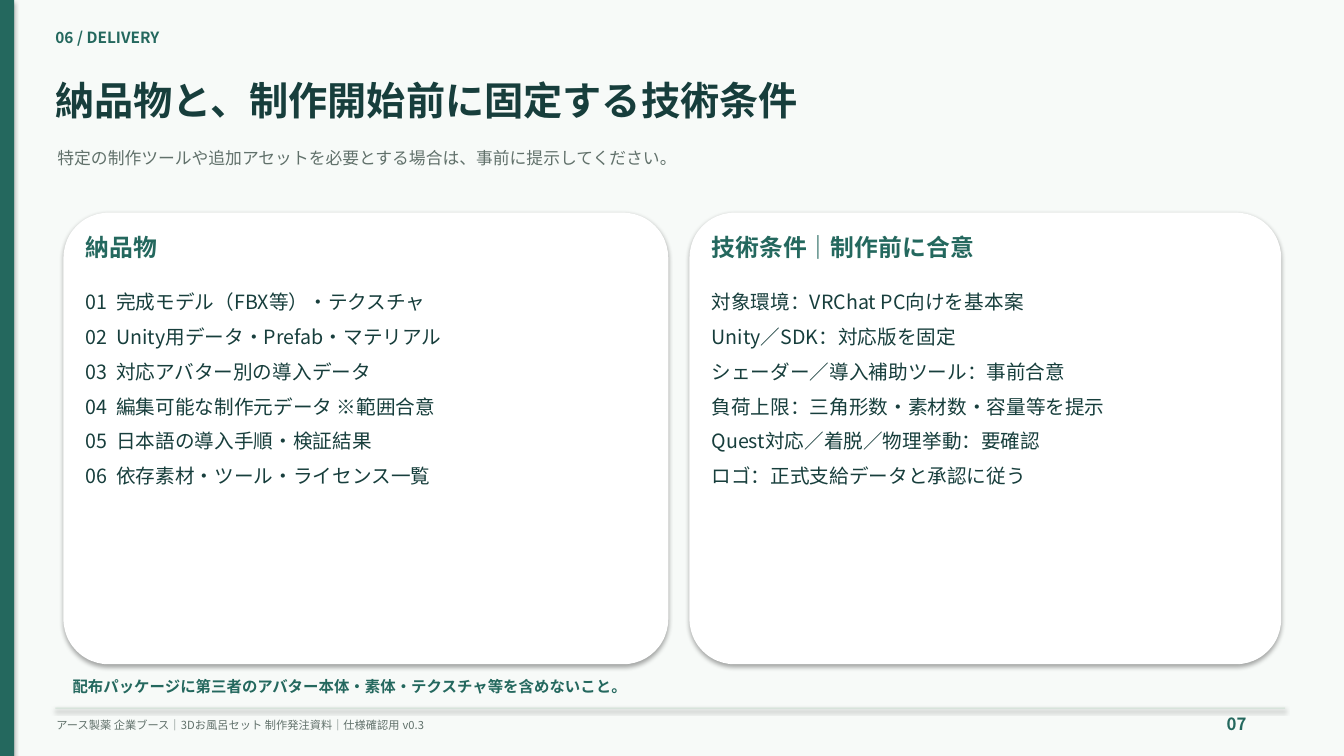
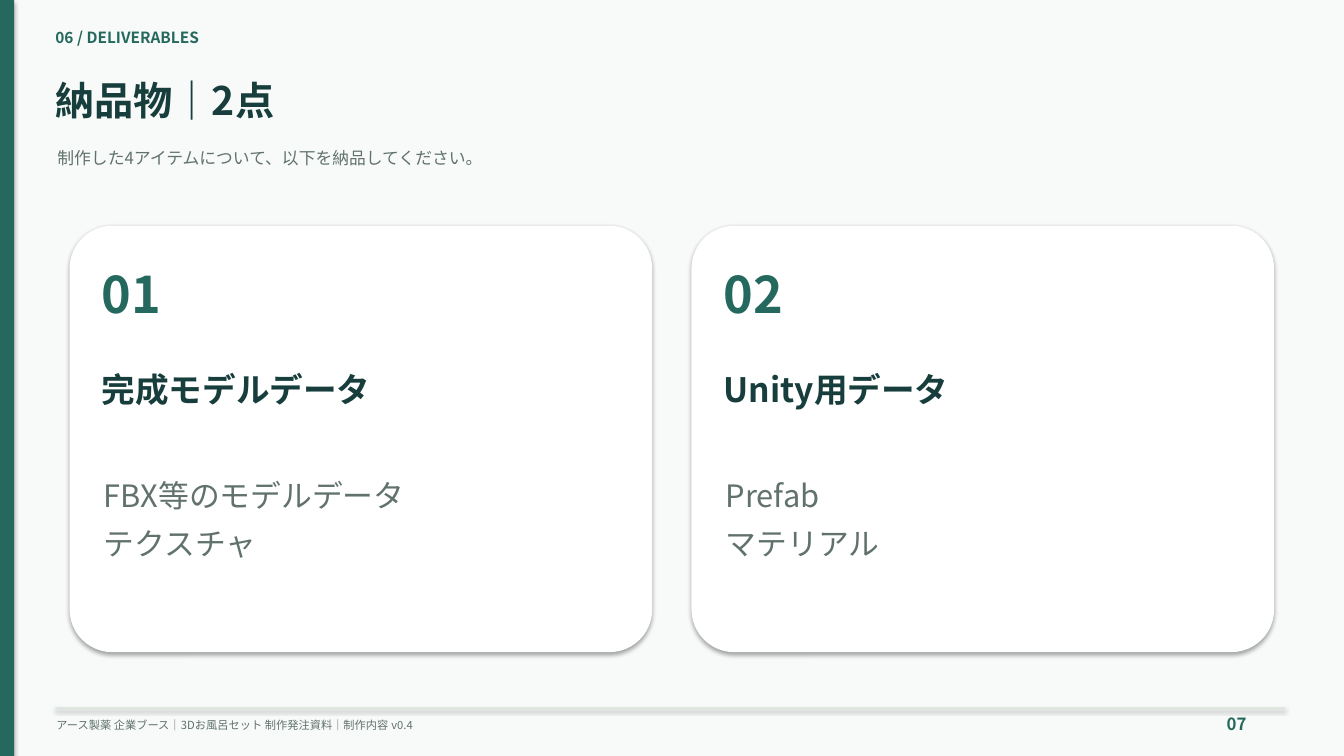
Before and after one commit to morishihikky/cordex, a slide deck: slide 7 of documents/slides/bath-set-production-slides.pptx. Drawn at 1344x756 pixels with LibreOffice and Linux fonts; fonts in the diff are those of the drawing. Boxes give left, top, right and bottom in pixels: in the first picture for what was removed or moved away, otherwise in the second. Text is boxed around its words. In the diff, an @@ line names an element or a change of style, - is before the commit and + after.

```diff
--- a/documents/slides/bath-set-production-slides.pptx
+++ b/documents/slides/bath-set-production-slides.pptx
@@ text at box(55, 31, 199, 43): text changed @@
-06 / DELIVERY
+06 / DELIVERABLES
@@ text at box(55, 80, 274, 120): text changed @@
-納品物と、制作開始前に固定する技術条件
+納品物｜2点
@@ text at box(57, 150, 482, 166): text changed @@
-特定の制作ツールや追加アセットを必要とする場合は、事前に提示してください。
+制作した4アイテムについて、以下を納品してください。
@@ rounded rectangle: place and size @@
-rounded rectangle at box(64, 213, 668, 664)
+rounded rectangle at box(70, 226, 652, 652)
@@ text removed at box(86, 236, 157, 258) @@
-納品物
@@ rounded rectangle: place and size @@
-rounded rectangle at box(690, 213, 1281, 664)
+rounded rectangle at box(692, 226, 1274, 652)
@@ text removed at box(712, 235, 974, 259) @@
-技術条件｜制作前に合意
@@ text added at box(102, 275, 161, 314), 36 pt, text #24685E, bold @@
+01
@@ text removed at box(712, 292, 1105, 485) @@
-対象環境：VRChat PC向けを基本案
-Unity／SDK：対応版を固定
-シェーダー／導入補助ツール：事前合意
-負荷上限：三角形数・素材数・容量等を提示
-Quest対応／着脱／物理挙動：要確認
-ロゴ：正式支給データと承認に従う
@@ text added at box(724, 275, 783, 314), 36 pt, text #24685E, bold @@
+02
@@ text at box(102, 373, 371, 405): text changed; size 14 to 24 pt; bold on @@
-01 完成モデル（FBX等）・テクスチャ
-02 Unity用データ・Prefab・マテリアル
-03 対応アバター別の導入データ
-04 編集可能な制作元データ ※範囲合意
-05 日本語の導入手順・検証結果
-06 依存素材・ツール・ライセンス一覧
+完成モデルデータ
@@ text added at box(724, 373, 949, 410), 24 pt, text #173E3C, bold @@
+Unity用データ
@@ text added at box(104, 481, 405, 558), 22 pt, text #61716B @@
+FBX等のモデルデータ
+テクスチャ
@@ text added at box(726, 482, 879, 557), 22 pt, text #61716B @@
+Prefab
+マテリアル
@@ text removed at box(73, 679, 627, 694) @@
-配布パッケージに第三者のアバター本体・素体・テクスチャ等を含めないこと。
@@ text at box(56, 719, 412, 730): text changed @@
-アース製薬 企業ブース｜3Dお風呂セット 制作発注資料｜仕様確認用 v0.3
+アース製薬 企業ブース｜3Dお風呂セット 制作発注資料｜制作内容 v0.4
```
Also in this commit, not shown: 4 other slides changed, 3 slides added, 5 slides removed, 13 other files.
